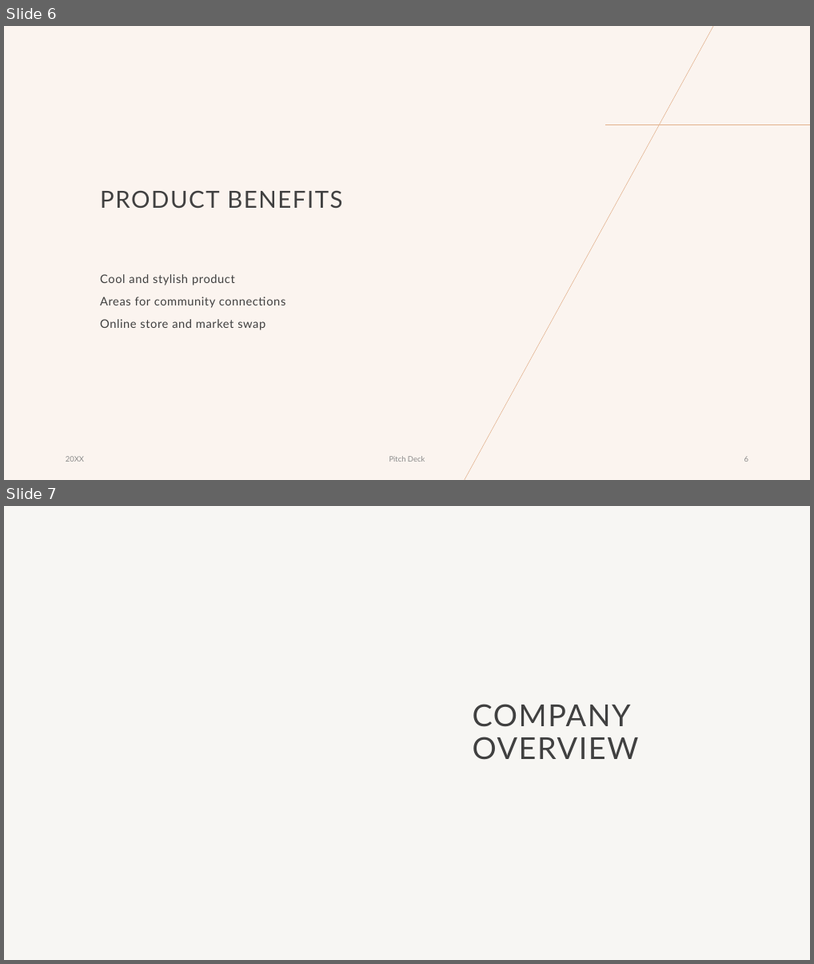
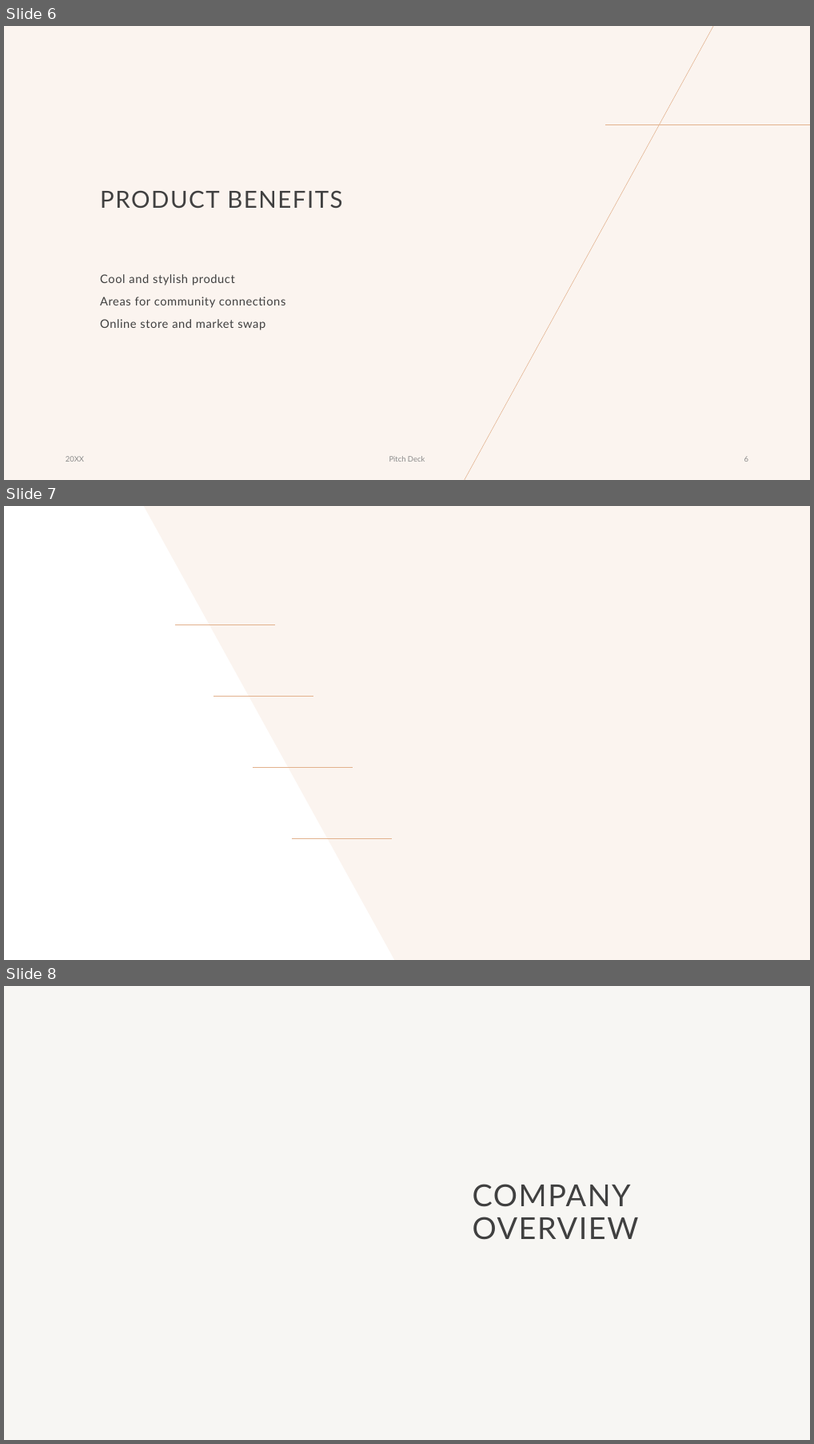
Before and after one commit to Christyy2/Projet-Final-ASI, a slide deck: Présentation-ASI.pptx. Shown one above the other, each under a label of ours: slides 6 and 7 before the commit, slides 6, 7 and 8 after it. The pictures are 814x964 and 814x1444 pixels, drawn with LibreOffice and Linux fonts; fonts in the diff are those of the drawing; background and template pictures are left out. Boxes give left, top, right and bottom in pixels: in the first picture for what was removed or moved away, otherwise in the second. Text is boxed around its words. In the diff, an @@ line names an element or a change of style, - is before the commit and + after.

```diff
--- a/Présentation-ASI.pptx
+++ b/Présentation-ASI.pptx
@@ slide 7 added at (x1=4, y1=506, x2=810, y2=960), background #FFFFFF @@
@@ freeform shape added at (x1=144, y1=506, x2=810, y2=960), fill #FBF4EF @@
@@ line added from (175, 624) to (275, 624), #E2B18D 0.5 pt @@
@@ line added from (214, 696) to (314, 696), #E2B18D 0.5 pt @@
@@ line added from (253, 768) to (353, 768), #E2B18D 0.5 pt @@
@@ line added from (292, 838) to (392, 838), #E2B18D 0.5 pt @@
@@ what was slide 7 is now slide 8 @@
```
Also in this commit, not shown: 1 slide changed, 4 other slides added, 4 slides removed.
